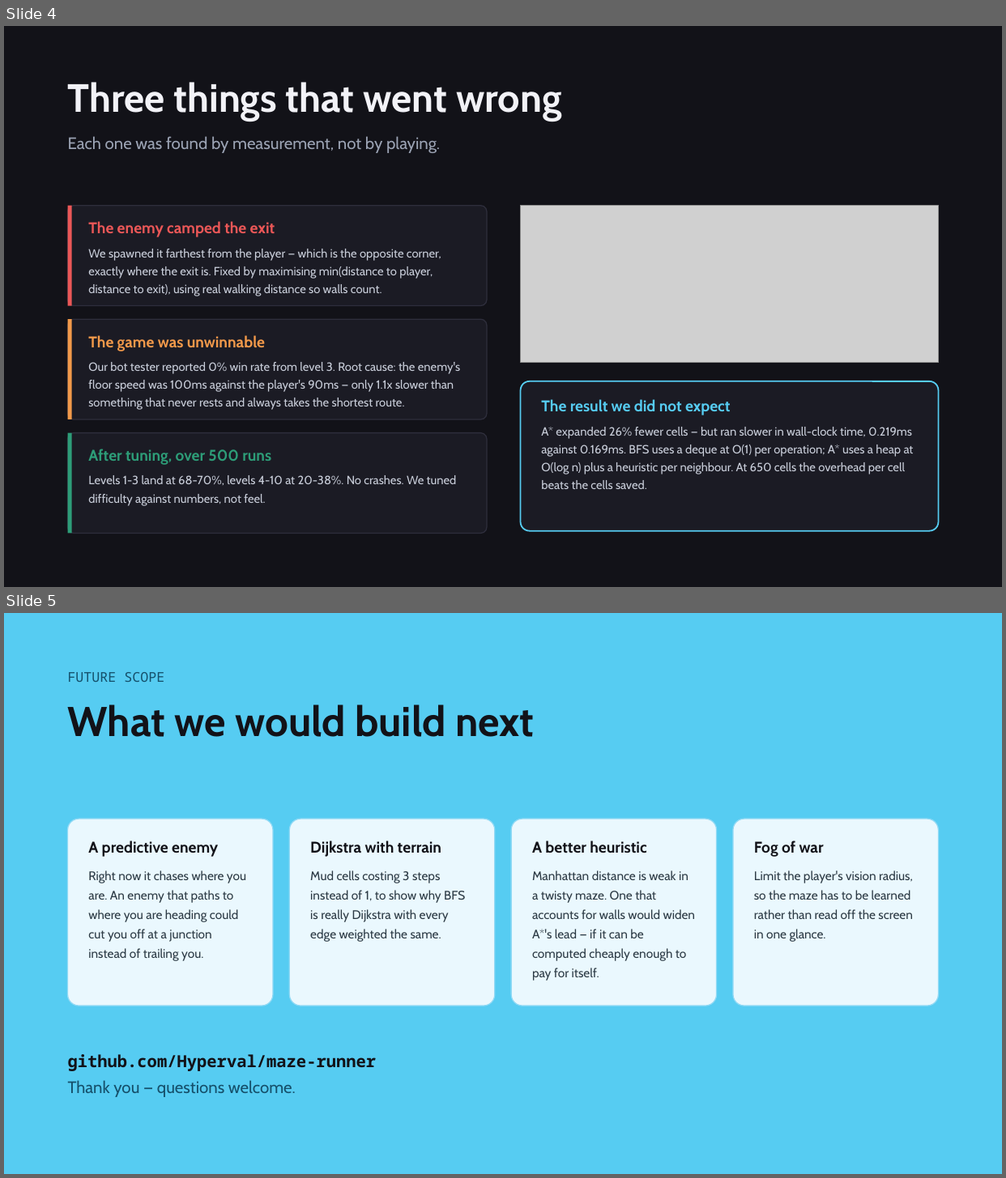
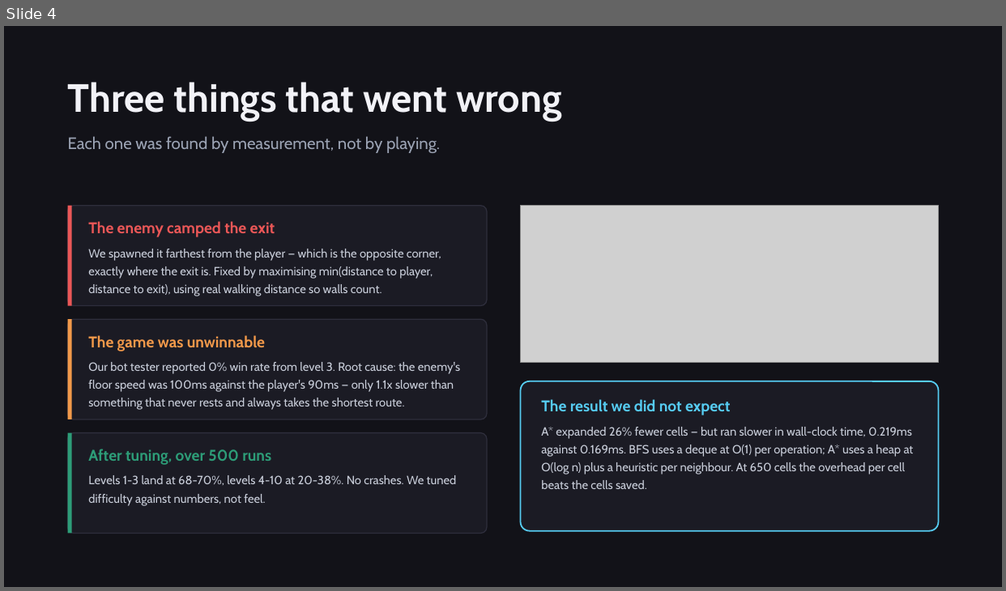
Before and after one commit to Hyperval/maze-runner, a slide deck: docs/MazeRunner_Slides.pptx. Shown one above the other, each under a label of ours: slides 4 and 5 before the commit, slide 4 after it. The pictures are 1006x1178 and 1006x591 pixels, drawn with LibreOffice and Linux fonts; fonts in the diff are those of the drawing; grey boxes stand for pictures. Boxes give left, top, right and bottom in pixels: in the first picture for what was removed or moved away, otherwise in the second. Text is boxed around its words. In the diff, an @@ line names an element or a change of style, - is before the commit and + after.

```diff
--- a/docs/MazeRunner_Slides.pptx
+++ b/docs/MazeRunner_Slides.pptx
@@ slide 5 removed at <box>4,613,1002,1174</box>, background #56CCF2 @@
@@ text removed at <box>68,672,534,737</box> @@
-FUTURE SCOPE
-What we would build next
@@ rounded rectangle removed at <box>68,819,273,1006</box> @@
@@ rounded rectangle removed at <box>289,819,494,1006</box> @@
@@ rounded rectangle removed at <box>512,819,717,1006</box> @@
@@ rounded rectangle removed at <box>733,819,938,1006</box> @@
@@ text removed at <box>88,841,246,961</box> @@
-A predictive enemy
-Right now it chases where you are. An enemy that paths to where you are heading could cut you off at a junction instead of trailing you.
@@ text removed at <box>310,841,465,942</box> @@
-Dijkstra with terrain
-Mud cells costing 3 steps instead of 1, to show why BFS is really Dijkstra with every edge weighted the same.
@@ text removed at <box>532,841,695,981</box> @@
-A better heuristic
-Manhattan distance is weak in a twisty maze. One that accounts for walls would widen A*'s lead — if it can be computed cheaply enough to pay for itself.
@@ text removed at <box>754,841,913,942</box> @@
-Fog of war
-Limit the player's vision radius, so the maze has to be learned rather than read off the screen in one glance.
@@ text removed at <box>68,1054,377,1097</box> @@
-github.com/Hyperval/maze-runner
-Thank you — questions welcome.
```
Also in this commit, not shown: 1 slide added, 10 other files.
